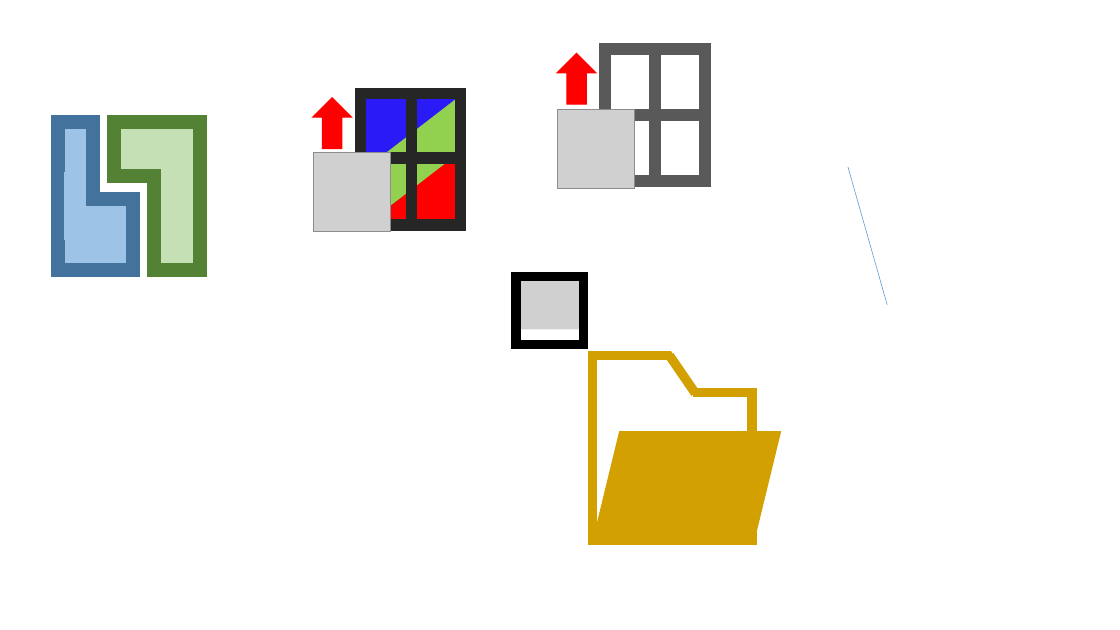
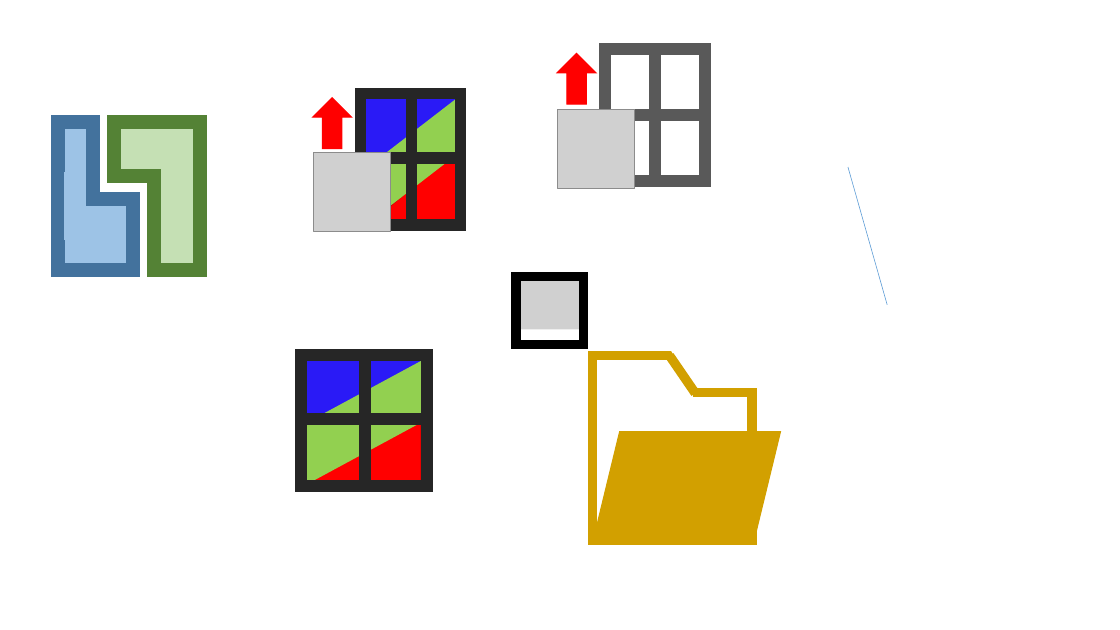
Before and after one commit to luchete80/fluxsol, a slide deck: slide 2 of FluxSol-CAE/Icons/Icons.pptx. Drawn at 1120x630 pixels with LibreOffice and Linux fonts; fonts in the diff are those of the drawing; grey boxes stand for pictures. Boxes give left, top, right and bottom in pixels: in the first picture for what was removed or moved away, otherwise in the second. Text is boxed around its words. In the diff, an @@ line names an element or a change of style, - is before the commit and + after.

```diff
--- a/FluxSol-CAE/Icons/Icons.pptx
+++ b/FluxSol-CAE/Icons/Icons.pptx
@@ group added at (x1=302, y1=353, x2=429, y2=486): 2 triangles, 2 lines, 1 parallelogram, 1 rectangle @@
```
Also in this commit, not shown: 1 other slide changed, 1 slide added, 6 other files.
